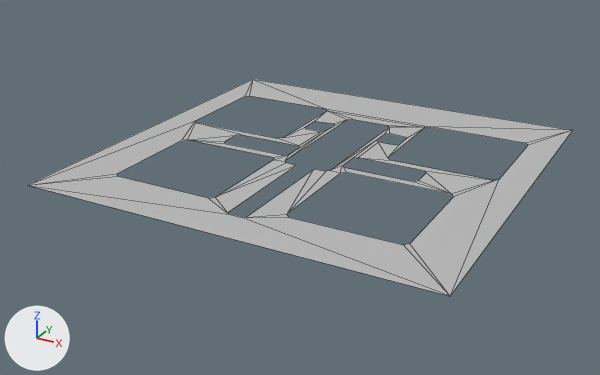
What one commit did to the FBX model Assets/Environment/Models/Room/SM_RobaNera_L02.fbx.
The view is the same before and after, from a camera (50 mm lens) standing at (115.0, -382.1, 95.2) and looking at (8.0, -187.5, -2.1). Every picture has the same lights, and +X, +Y and +Z are marked at lower left. Mesh edges are drawn as thin lines. Where no turn or scale is listed for an object, it has been applied to the vertices.

Script lines for the objects in view, before the commit:
```python
me_mesh = bpy.data.meshes.new('Mesh')
me_mesh.from_pydata(...)  # 82 vertices, 58 faces; spans x -47.3..71.0, y -238.3..-123.9, z 6.4
me_mesh.materials.append(mat_lambert1)  # grey #bcbcbc
ob_pplane1 = bpy.data.objects.new('pPlane1', me_mesh)
ob_pplane1.location = (0.0, 0.0, 0.0)
```
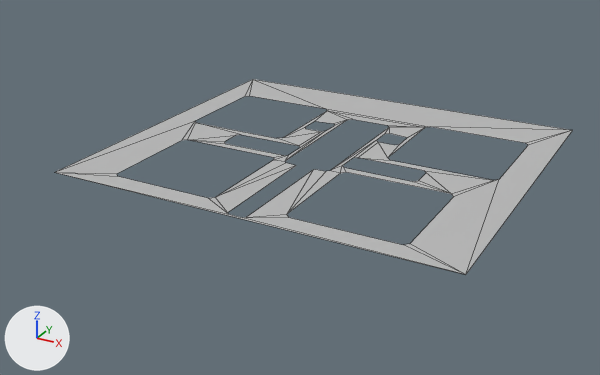
What differs and where, as boxes [x1, y1, x2, y2] in the pictures (600 x 375 px):
```json
{"object": "pPlane1", "change": "reshaped", "before": [28, 79, 573, 296], "after": [55, 79, 573, 275], "on screen": "10% shorter"}
```

The change, as JSON lines over the scene's bpy script:
```json
{"block": "me_mesh", "where": "me_mesh.from_pydata(...)  # 82 vertices, 58 faces; spans x -47.3..71.0, y -238.3..-123.9, z 6.4"}
{"block": "me_mesh", "where": "# used by ob_pplane1; location = (0.0, 0.0, 0.0)"}
{"block": "me_mesh", "change": "me_mesh part 1"}
{"op": "set", "path": "me_mesh.vertices[0].co", "old": "(-47.3, -238.3, 6.4)", "new": "(-47.3, -228.2, 6.4)", "note": "pixel (27, 185) -> pixel (54, 172)"}
{"op": "set", "path": "me_mesh.vertices[41].co", "old": "(71.0, -238.3, 6.4)", "new": "(71.0, -228.2, 6.4)", "note": "pixel (450, 296) -> pixel (465, 274)"}
```
